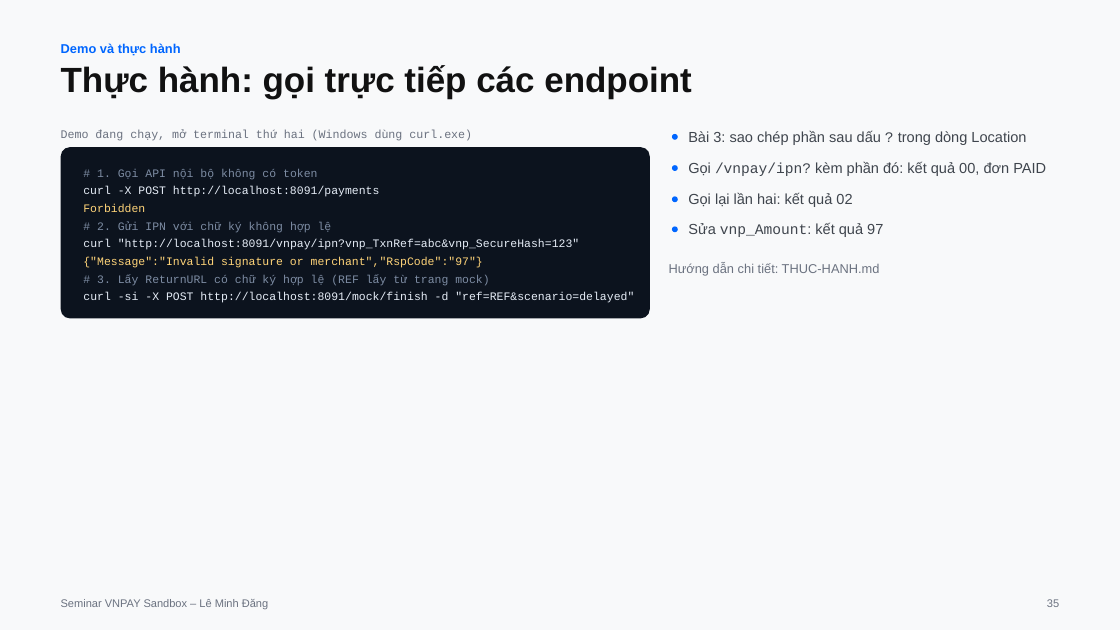
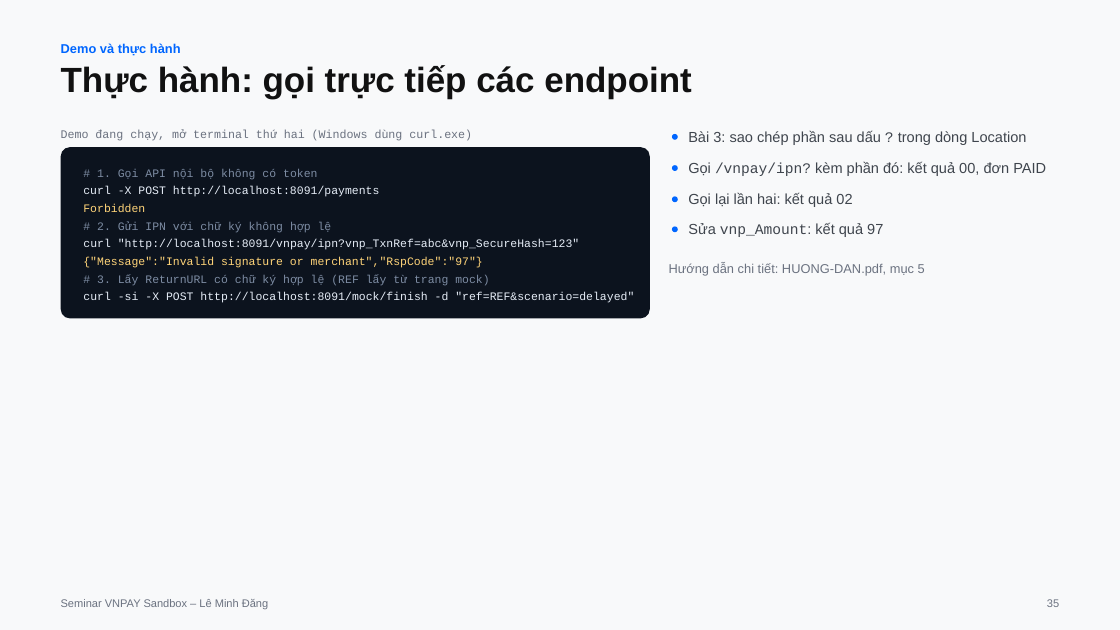
Before and after one commit to conchocon154/vnpay-seminar, a slide deck: slide 35 of VNPAY-Seminar.pptx. Drawn at 1120x630 pixels with LibreOffice and Linux fonts; fonts in the diff are those of the drawing. Boxes give left, top, right and bottom in pixels: in the first picture for what was removed or moved away, otherwise in the second. Text is boxed around its words. In the diff, an @@ line names an element or a change of style, - is before the commit and + after.

Commit message:
Gộp hướng dẫn cài đặt, chạy demo và thực hành vào một file
README và HUONG-DAN.pdf thành hướng dẫn chung: chuẩn bị trước buổi học, cài thư viện, chạy demo, thực hành, chạy sandbox thật, xử lý lỗi. Bỏ THUC-HANH.md vì nội dung đã nằm trong hướng dẫn chung.

```diff
--- a/VNPAY-Seminar.pptx
+++ b/VNPAY-Seminar.pptx
@@ text at <box>669,262,925,275</box>: text changed @@
-Hướng dẫn chi tiết: THUC-HANH.md
+Hướng dẫn chi tiết: HUONG-DAN.pdf, mục 5
```
Also in this commit, not shown: 4 other files.
